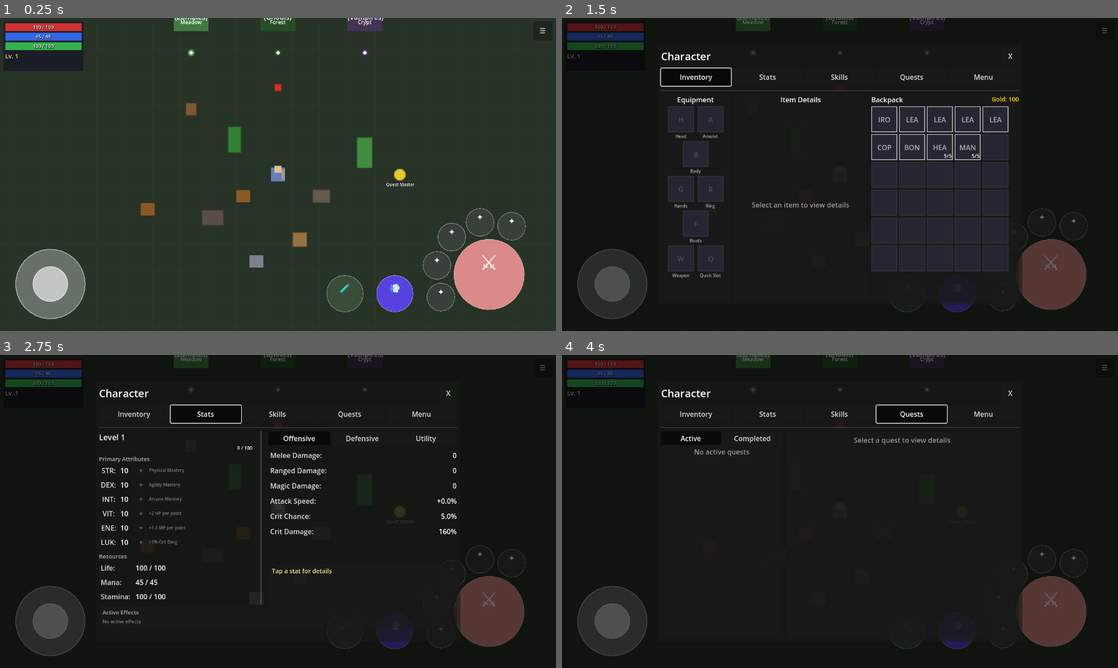
Above: before the commit, frames 1-4 (two rows, left to right).
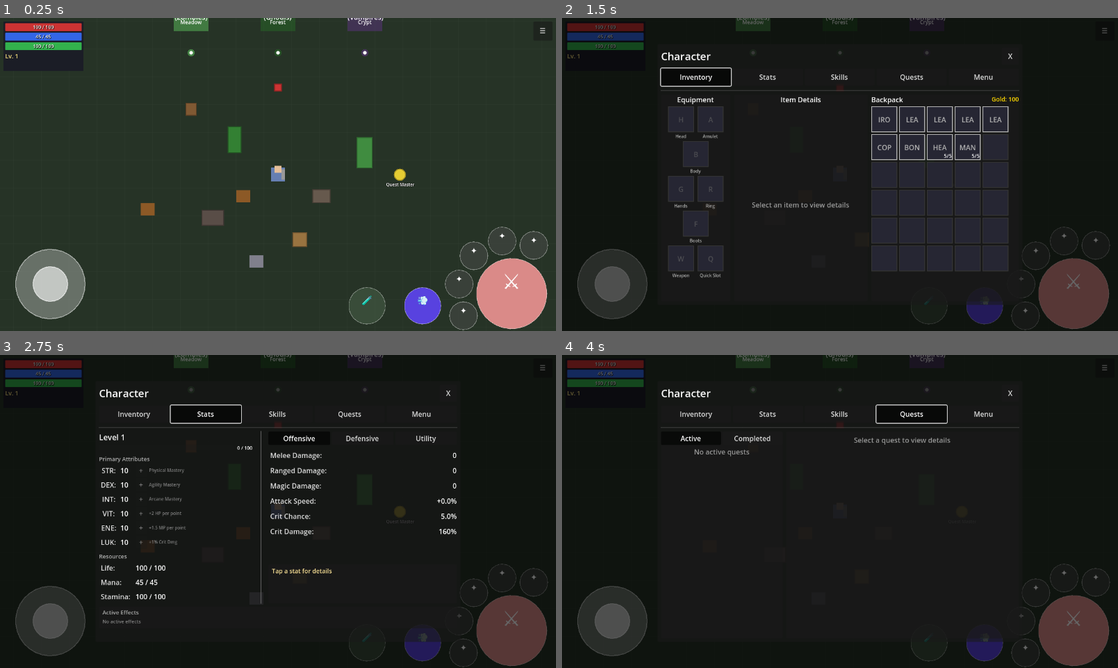
Above: after the commit, the same moments.

Repository: MatousHruska/MobileTestia
Game: Godot game, scene res://scenes/world/test_zone.tscn
The game is run twice, just before and just after one commit, with the same random seed, the same clock (stepped at 60 frames per second) and the same inputs.
Inputs:
- Up to frame 1 (0.25 s): no input
- Up to frame 2 (1.5 s): click "☰" at 0.5 s; click "Inventory" at 1.25 s
- Up to frame 3 (2.75 s): click "Stats" at 2 s
- Up to frame 4 (4 s): click "Skills" at 2.75 s; click "Quests" at 3.5 s

The runs differ from the first frame. In frame 1, 4.9% of the frame differs, in the area x 58-99%, y 60-100%; in frame 2, 3.0%; in frame 3, 3.3%; in frame 4, 3.0%.

Commit message:
Move combat HUD closer to bottom-right corner

Diff:
--- a/resources/combat_hud_config.tres
+++ b/resources/combat_hud_config.tres
@@ -4,5 +4,7 @@
 
 [resource]
 script = ExtResource("1_script")
-dodge_offset_pct = Vector2(0.29, 0.12)
-quick_slot_offset_pct = Vector2(0.38, 0.12)
+attack_offset_pct = Vector2(0.08, 0.12)
+dodge_offset_pct = Vector2(0.24, 0.08)
+quick_slot_offset_pct = Vector2(0.34, 0.08)
+interact_offset_pct = Vector2(0.12, 0.38)
